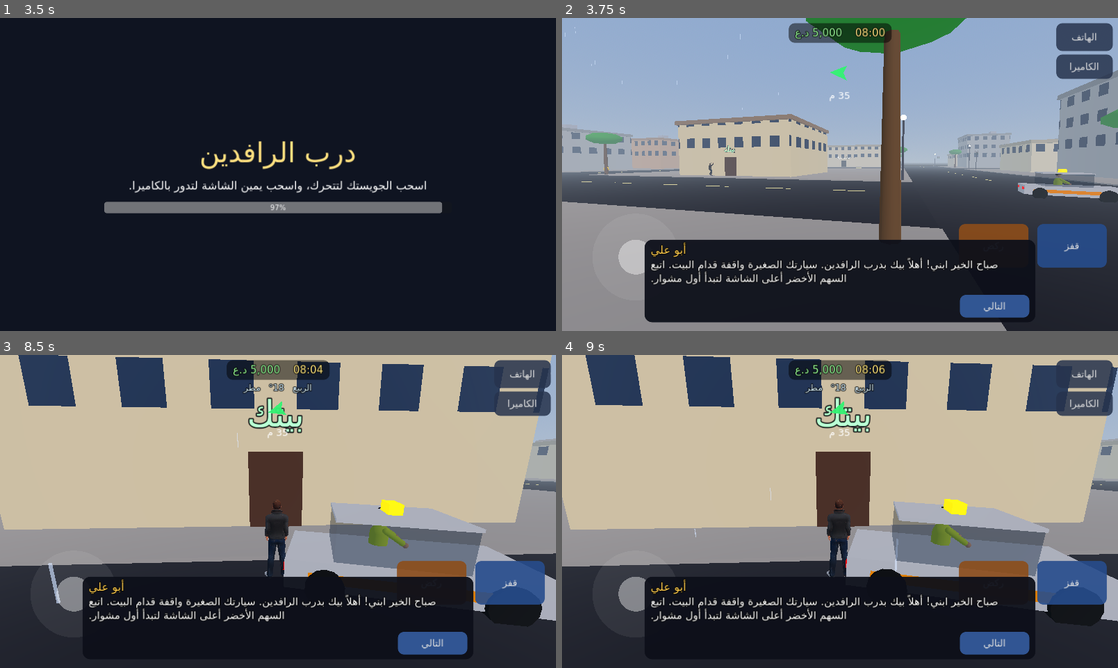
Above: before the commit, frames 1-4 (two rows, left to right).
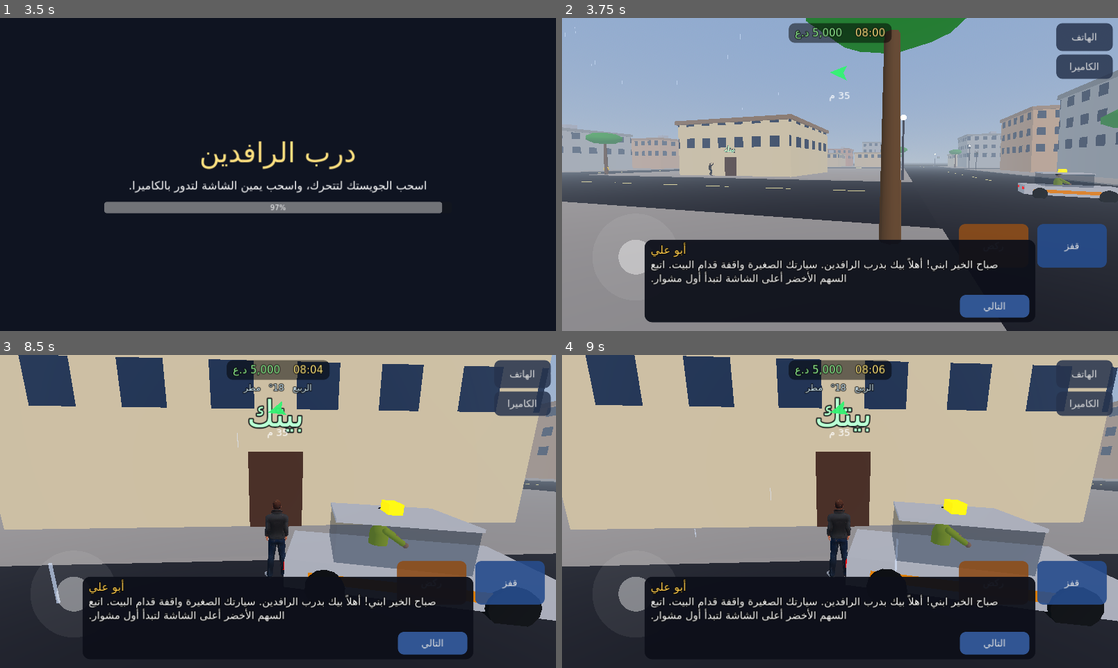
Above: after the commit, the same moments.

Repository: belal20202/darb
Game: Godot game, scene res://scenes/main_menu.tscn
Two runs of this game, one before a commit and one after it. Both use one fixed random seed, a clock stepped at 60 frames per second and the inputs below.
Inputs (mouse positions are in pixels of both pictures, inside the frame that each line leads up to):
- Up to frame 1 (3.5 s): click "لعبة جديدة" at 0.5 s; move the mouse to (400, 158) at 1.27 s; hold D (move_right) 1.28-2 s; hold H (horn) 1.28-2 s; click (400, 158) at 1.42 s; drag from (166, 190) to (250, 237) at 2.02 s; move the mouse to (333, 105) at 2.77 s; hold D (move_right) from 2.78 s (still down); tap Tab (phone) at 2.85 s
- Up to frame 2 (3.75 s): release D (move_right) at 3.5 s; drag from (812, 237) to (673, 127) at 3.52 s
- Up to frame 3 (8.5 s): drag from (72, 592) to (305, 511) at 4.27 s; drag from (111, 464) to (194, 433) at 5.02 s; move the mouse to (305, 511) at 5.77 s; hold Space (brake) 5.78-6.5 s; tap E (interact) at 5.85 s; click (305, 511) at 5.92 s; drag from (194, 433) to (166, 527) at 6.52 s; move the mouse to (400, 495) at 7.27 s; hold W (move_forward) 7.28-8 s; tap Shift (sprint) at 7.35 s; drag from (166, 527) to (250, 574) at 8.02 s
- Up to frame 4 (9 s): move the mouse to (895, 442) at 8.77 s; hold Space (brake) from 8.78 s (still down); hold H (horn) from 8.78 s (still down)

Frame 1 is identical in both runs. In frame 2, 2.1% of the frame differs, in the area x 47-90%, y 27-50%; in frame 3, 0.8%; in frame 4, 0.6%.

Commit message:
Update city_builder.gd

Diff:
--- a/scripts/city_builder.gd
+++ b/scripts/city_builder.gd
@@ -65,6 +65,9 @@
 	Vector2i(-1, 1): "clothes", Vector2i(3, -1): "clothes", Vector2i(-3, -2): "clothes_small", Vector2i(2, -3): "weapons",
 	Vector2i(-3, 2): "mosque", Vector2i(1, 2): "mosque", Vector2i(-1, -3): "park", Vector2i(3, 2): "park",
 	Vector2i(-3, -3): "home",
+	Vector2i(-5, -4): "car", Vector2i(4, 4): "bike", Vector2i(-6, 3): "clothes", Vector2i(5, -5): "weapons",
+	Vector2i(6, -2): "mosque", Vector2i(-5, 5): "park", Vector2i(5, 2): "park", Vector2i(-4, 6): "mosque",
+	Vector2i(3, 5): "clothes_small", Vector2i(-2, -6): "mall",
 }
 const PALETTE := [Color(0.85, 0.75, 0.58), Color(0.9, 0.85, 0.72), Color(0.78, 0.55, 0.4), Color(0.7, 0.7, 0.68), Color(0.92, 0.88, 0.8), Color(0.8, 0.65, 0.5)]
 const SIGNS := ["مطعم الشط", "صيدلية الشفاء", "مخبز السلام", "بقالة النور", "مكتبة بغداد", "مقهى الأصدقاء", "حلويات الزوراء", "مطعم دجلة"]
@@ -233,11 +236,11 @@
 	blocks.append({"x0": cx - half, "x1": cx + half, "z0": cz - half, "z1": cz + half})
 	var kind: String = SPECIAL.get(Vector2i(i, j), "")
 	if kind == "":
-		var central: bool = absi(i) <= 1 and absi(j) <= 1
+		var dist := maxi(absi(i), absi(j))
 		var roll := rng.randf()
-		if central:
+		if dist <= 1:
 			kind = "tower"
-		elif roll < 0.35:
+		elif roll < (0.45 if dist <= 3 else 0.15):
 			kind = "com"
 		else:
 			kind = "res"
@@ -299,7 +302,7 @@
 	_label("بيتك", Vector3(cx, 4.2, face_z + 0.2), 0.012, Color(0.6, 1, 0.7))
 	home_door = Vector3(cx, 0.15, face_z + 1.8)
 	for k in 8:
-		parking.append(Vector3(cx - 24.0 + k * 6.5, 0.9, cz + 23.0 + 5.5))
+		parking.append(Vector3(cx - 24.0 + k * 6.5, 0.0, cz + 23.0 + 5.5))
 
 func _houses(cx: float, cz: float) -> void:
 	for qx in [-1.0, 1.0]:
